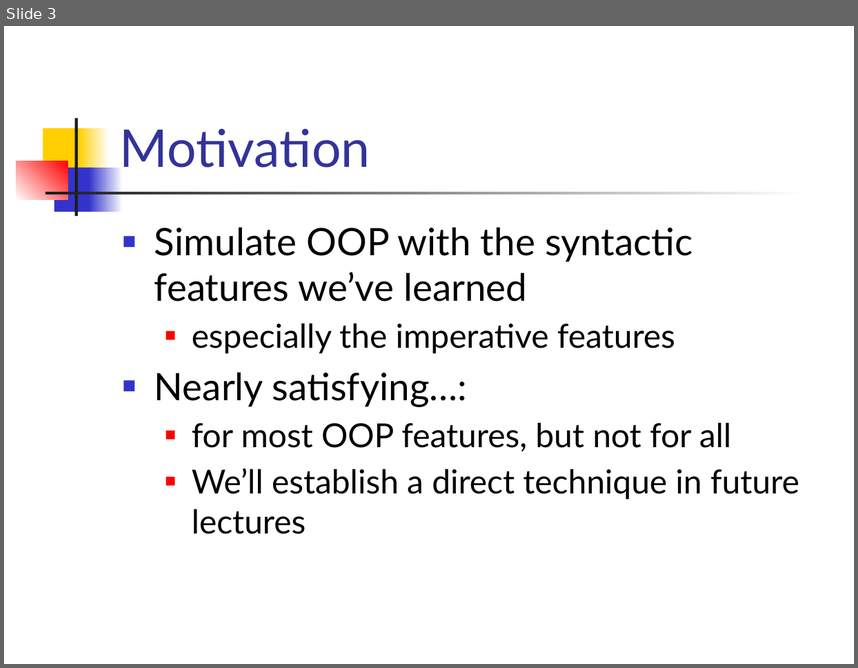
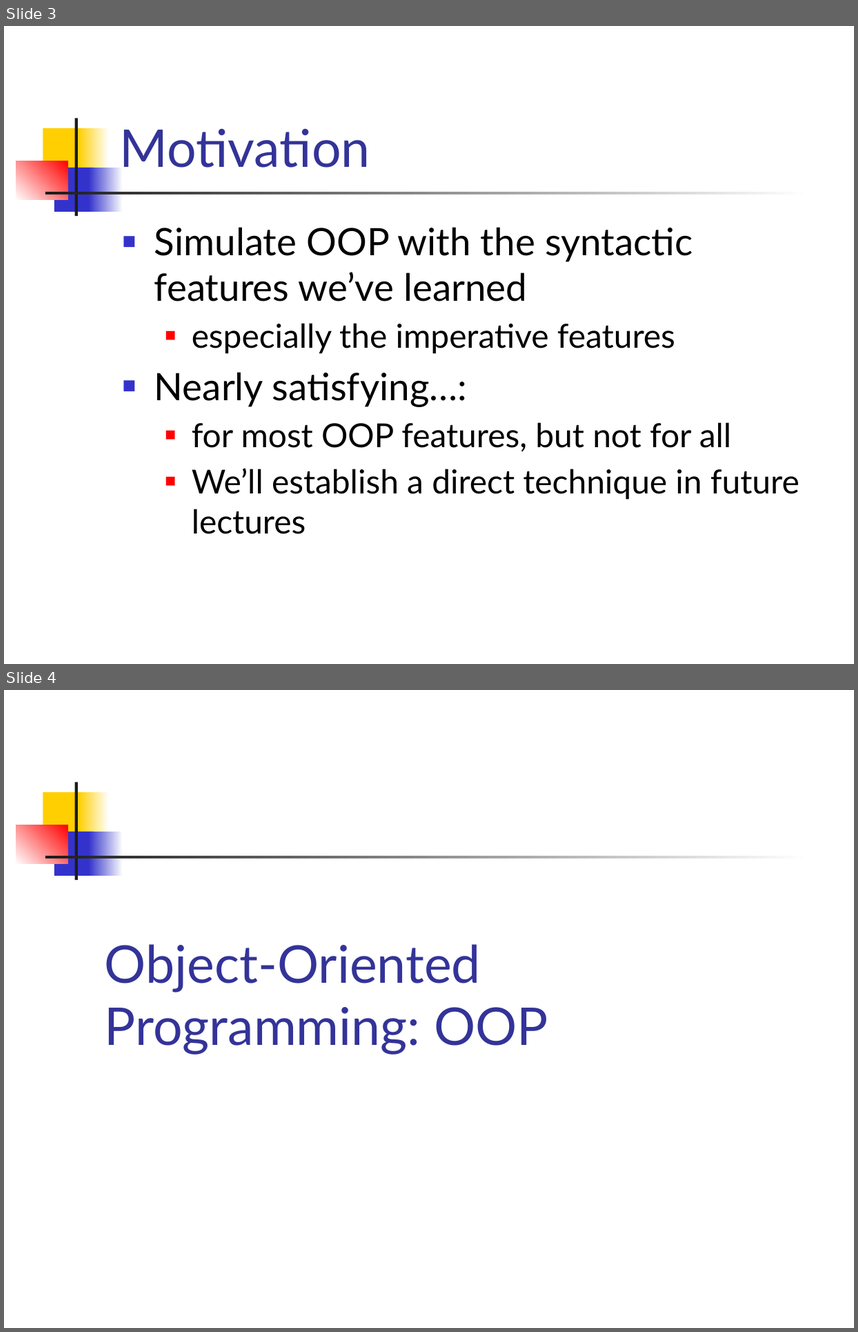
Before and after one commit to csslab-ustc/csslab-ustc.github.io, a slide deck: courses/popl/slides/lec15-imperative-objects.pptx. Shown one above the other, each under a label of ours: slide 3 before the commit, slides 3 and 4 after it. The pictures are 858x668 and 858x1332 pixels, drawn with LibreOffice and Linux fonts; fonts in the diff are those of the drawing. Boxes give left, top, right and bottom in pixels: in the first picture for what was removed or moved away, otherwise in the second. Text is boxed around its words. In the diff, an @@ line names an element or a change of style, - is before the commit and + after.

```diff
--- a/courses/popl/slides/lec15-imperative-objects.pptx
+++ b/courses/popl/slides/lec15-imperative-objects.pptx
@@ slide 4 added at bbox=[4, 690, 854, 1328], background #FFFFFF; not listed: 7 template elements that a slide beside it also shows @@
@@ title added at bbox=[105, 944, 548, 1054], 44 pt, text #333399 @@
+Object-Oriented Programming: OOP
```
Also in this commit, not shown: 3 slides changed, 23 other slides added, 2 slides removed, 2 other files.
